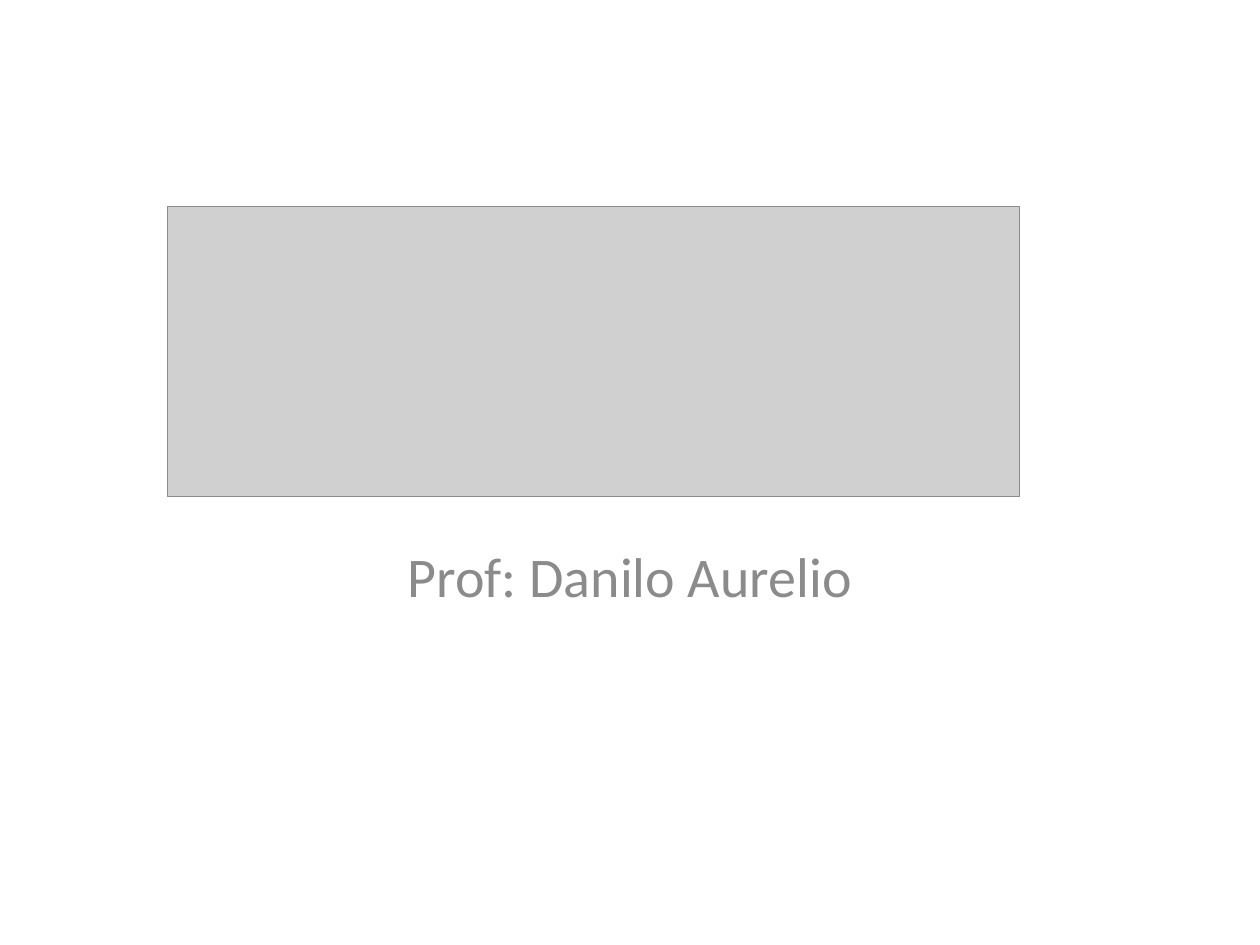
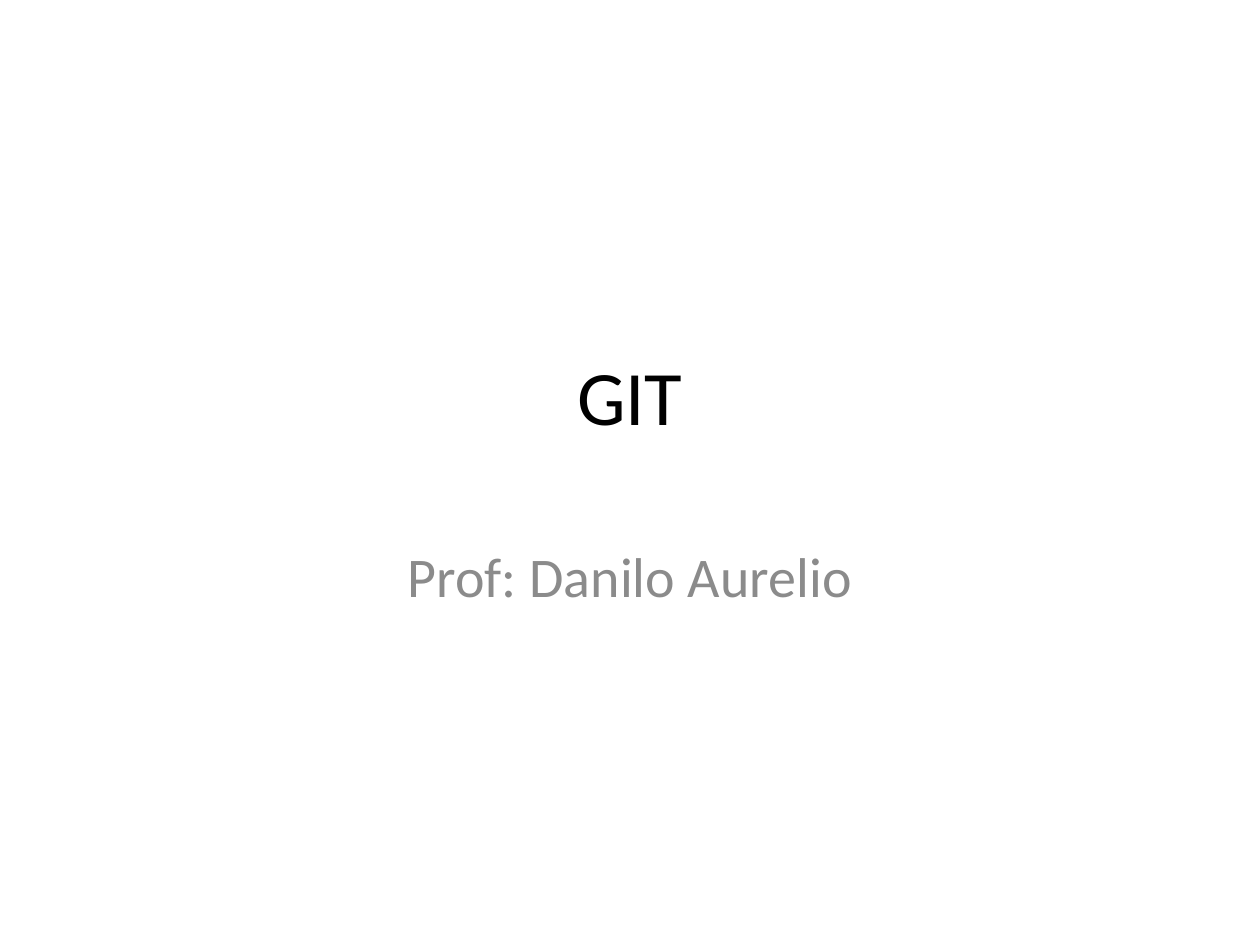
Before and after one commit to feliperoecker/tei, a slide deck: slide 1 of GIT.pptx. Drawn at 1260x945 pixels with LibreOffice and Linux fonts; fonts in the diff are those of the drawing; grey boxes stand for pictures. Boxes give left, top, right and bottom in pixels: in the first picture for what was removed or moved away, otherwise in the second. Text is boxed around its words. In the diff, an @@ line names an element or a change of style, - is before the commit and + after.

```diff
--- a/GIT.pptx
+++ b/GIT.pptx
@@ picture removed at [168, 207, 1021, 496] @@
@@ title added at [577, 375, 682, 426], 44 pt, text #000000 @@
+GIT
```
Also in this commit, not shown: 3 other slides changed, 3 slides removed.
